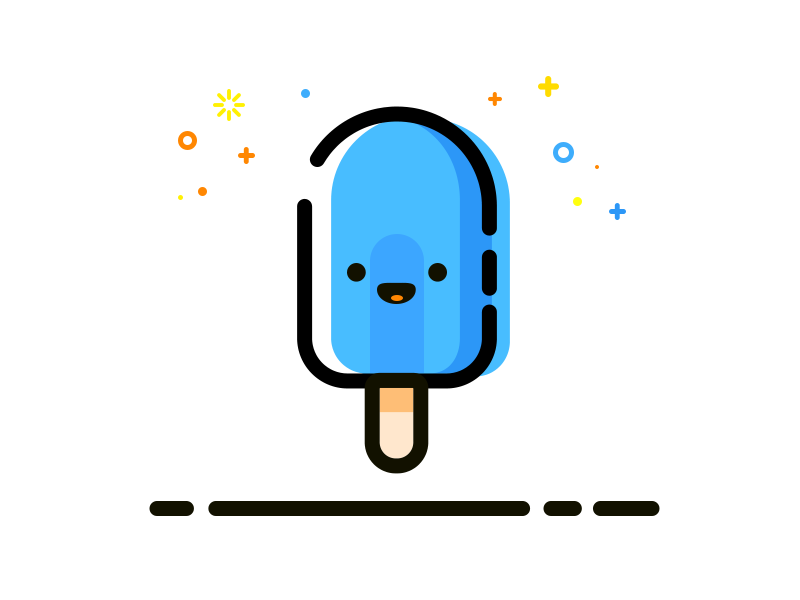
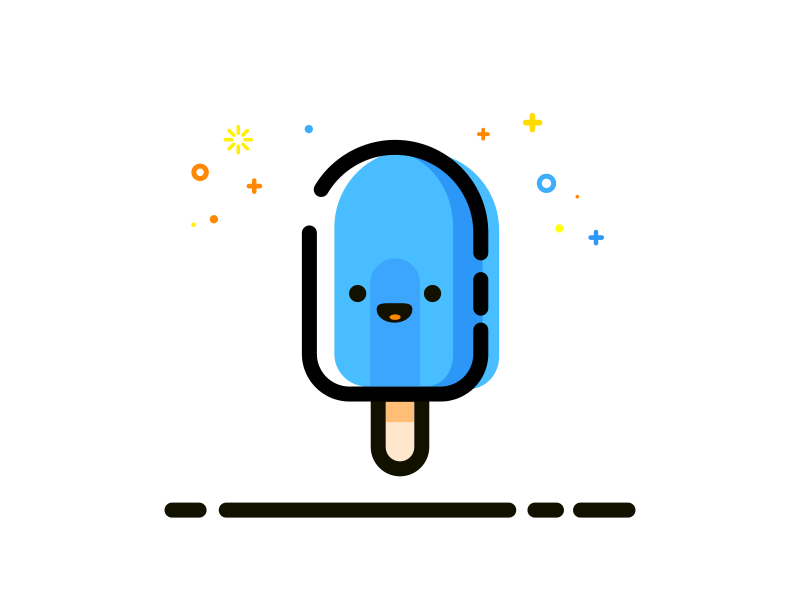
Comparing the layer stacks of the two (800, 600) images. Changes:
painted on "圆角矩形 1 拷贝" over [523, 76, 559, 133]
painted on "圆角矩形 1 拷贝 2" over [476, 92, 502, 141]
painted on "圆角矩形 1 拷贝 5" over [588, 203, 626, 246]
painted on "椭圆 3" over [555, 197, 582, 233]
painted on "椭圆 4" over [575, 165, 599, 199]
painted on "椭圆 2" over [536, 142, 574, 193]
painted on "椭圆 7" over [178, 131, 209, 182]
painted on "椭圆 6" over [178, 195, 196, 227]
painted on "椭圆 1" over [301, 89, 313, 134]
painted on "椭圆 5" over [198, 187, 219, 224]
painted on "圆角矩形 1 拷贝 4" over [238, 147, 263, 194]
painted on "圆角矩形 1 拷贝 3" over [213, 89, 254, 155]
painted on "底线" over [149, 501, 660, 518]
moved "身体" above "雪糕棍" over [297, 106, 510, 402]
painted on "舌头" over [389, 295, 403, 320]
painted on "眼睛嘴巴" over [347, 263, 447, 323]
painted on "嘴部阴影" over [370, 234, 424, 387]
painted on "轮廓" over [297, 106, 497, 402]
painted on "内阴影" over [392, 115, 492, 387]
painted on "底色" over [331, 115, 501, 387]
painted on "外阴影" over [341, 118, 510, 390]
painted on "雪糕棍轮廓" over [364, 372, 430, 477]
painted on "雪糕棍填充2" over [379, 387, 415, 423]
painted on "雪糕棍填充1" over [379, 387, 415, 462]
